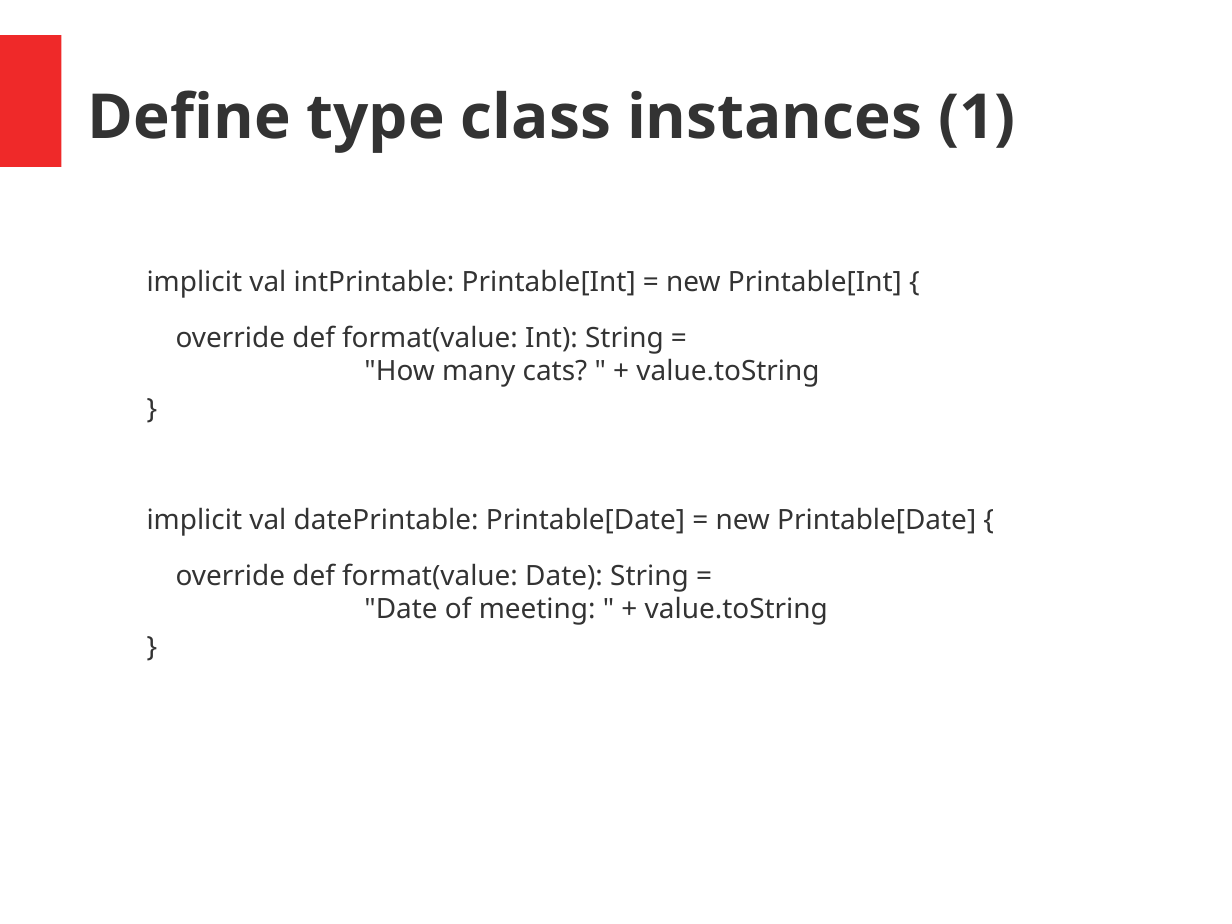
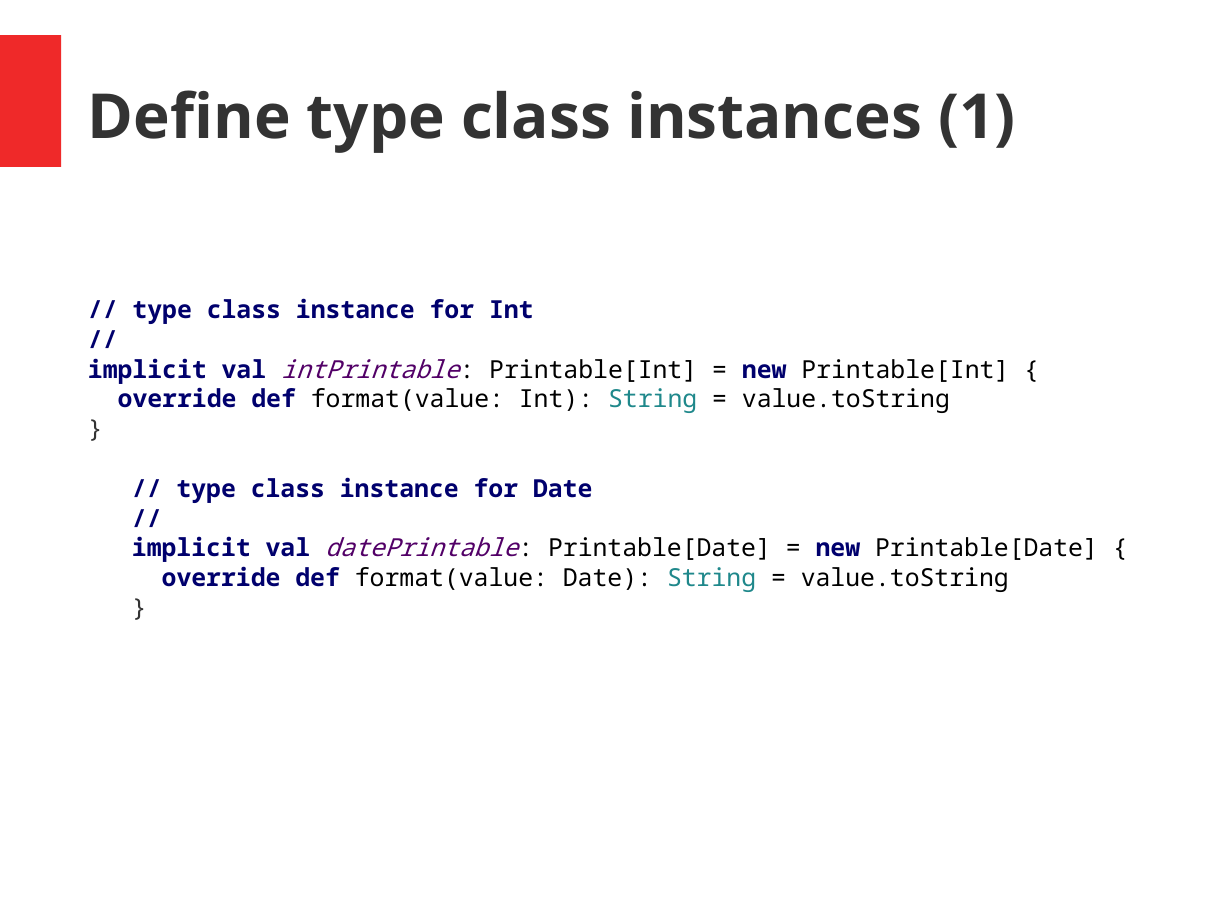
Before and after one commit to hermannhueck/typeclasses, a slide deck: slide 9 of Slides/TypeClasses.pptx (slide 7 before the commit). Drawn at 1232x924 pixels with LibreOffice and Linux fonts; fonts in the diff are those of the drawing. Boxes give left, top, right and bottom in pixels: in the first picture for what was removed or moved away, otherwise in the second. Text is boxed around its words. In the diff, an @@ line names an element or a change of style, - is before the commit and + after.

```diff
--- a/Slides/TypeClasses.pptx
+++ b/Slides/TypeClasses.pptx
@@ text at (x1=132, y1=298, x2=534, y2=324): paragraphs added @@
+// type class instance for Int
+//
@@ text at (x1=88, y1=358, x2=1098, y2=562): size 18 to 16 pt, font Noto Sans to Noto Sans Mono in "implicit val intPrintable: Printable[Int] = new Printable[In ...", "}", "implicit val datePrintable: Printable[Date] = new Printable[ ...", "}"; text colour #333333 to #00006D, bold on in "implicit val new", "implicit val new"; text colour #333333 to #520067, italic on in "intPrintable:", "datePrintable:"; text colour #333333 to #000000 in "intPrintable: Printable[Int] = Printable[Int] {", "datePrintable: Printable[Date] = Printable[Date] {"; indent changed; less space between paragraphs @@
@@ text at (x1=118, y1=387, x2=950, y2=413): text changed; size 18 to 16 pt; font Noto Sans to Noto Sans Mono; text colour #333333 to #000000 @@
-override def format(value: Int): String =
-"How many cats? " + value.toString
+override def format(value: Int): String = value.toString
@@ text at (x1=176, y1=477, x2=592, y2=503): paragraphs added @@
+// type class instance for Date
+//
@@ text at (x1=162, y1=566, x2=1009, y2=592): text changed; size 18 to 16 pt; font Noto Sans to Noto Sans Mono; text colour #333333 to #000000 @@
-override def format(value: Date): String =
-"Date of meeting: " + value.toString
+override def format(value: Date): String = value.toString
```
Also in this commit, not shown: 11 other slides changed, 2 slides added, 1 other file.
